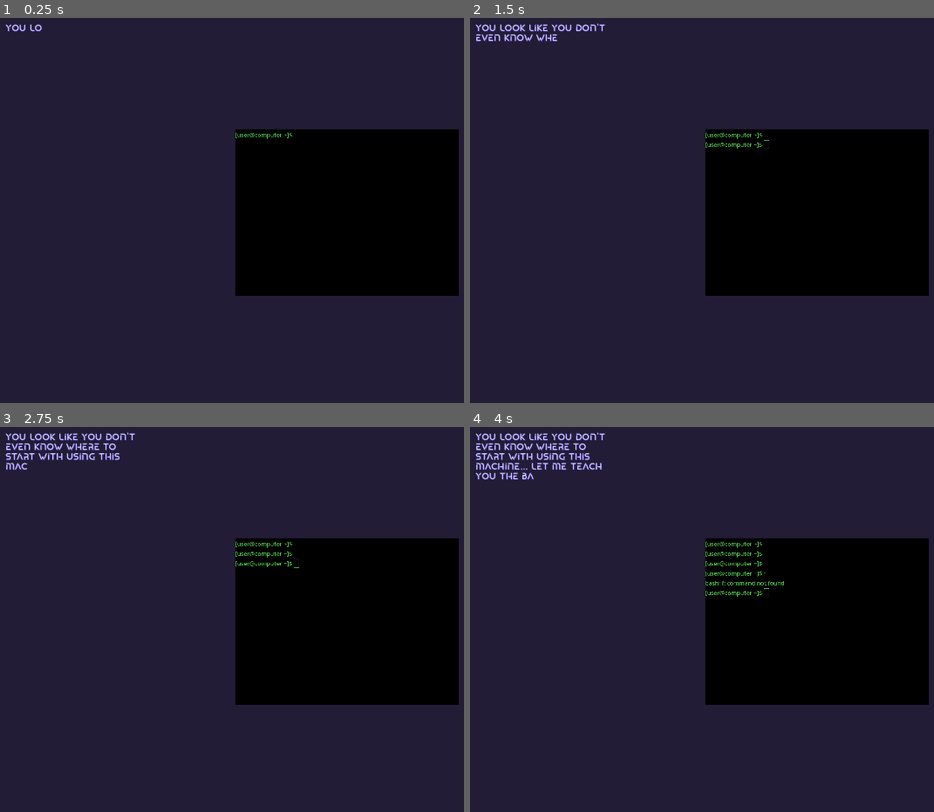
Above: before the commit, frames 1-4 (two rows, left to right).
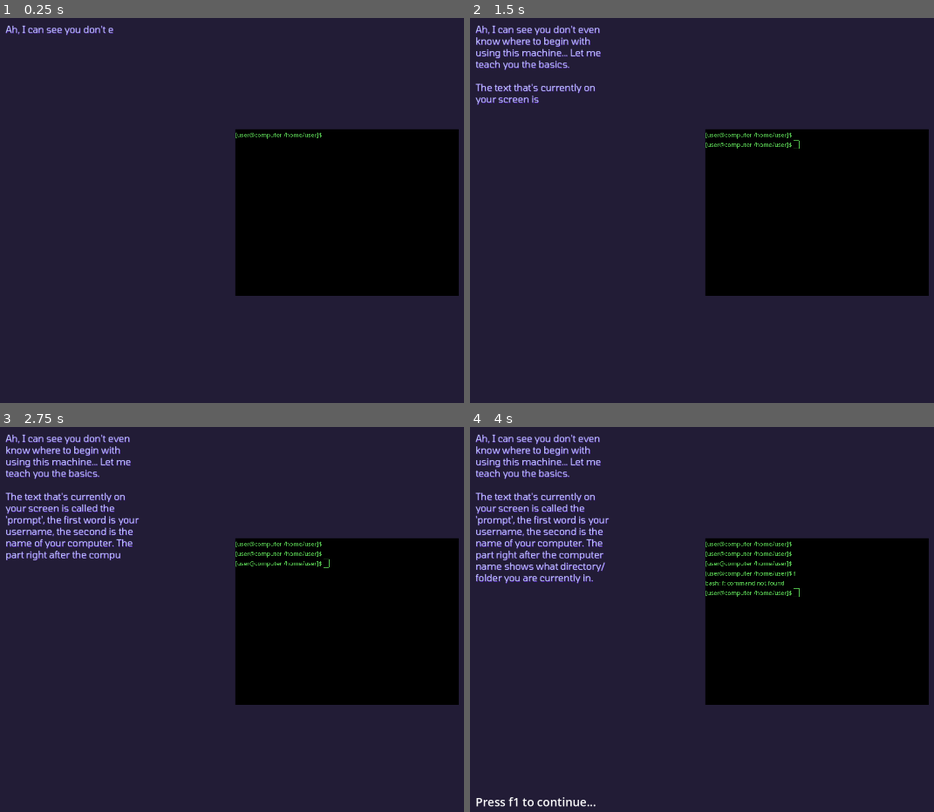
Above: after the commit, the same moments.

Repository: bunnybunnybun/The-Resistance
Game: Godot game, scene res://scenes/LearningTheBasics.tscn
The game is run twice, just before and just after one commit, with the same random seed, the same clock (stepped at 60 frames per second) and the same inputs. This scene is started directly instead of the project's main scene.
Inputs (mouse positions are in pixels of both pictures, inside the frame that each line leads up to):
- Up to frame 1 (0.25 s): no input
- Up to frame 2 (1.5 s): tap Enter at 0.5, 0.6, 1.35 s; hold Right 0.53-1.28 s; click (818, 210) at 0.67 s; move the mouse to (544, 129) at 1.27 s; hold Down from 1.28 s (still down); click (544, 129) at 1.42 s
- Up to frame 3 (2.75 s): move the mouse to (417, 534) at 2.02 s; release Down at 2.03 s; hold Right from 2.03 s (still down); tap Alt at 2.1 s; tap Enter at 2.3 s
- Up to frame 4 (4 s): tap F1 (continue_in_dialog) at 2.75 s; move the mouse to (780, 700) at 2.77 s; release Right at 2.78 s; hold Up 2.78-3.53 s; tap Shift at 2.85 s; click (780, 700) at 2.92 s; tap Enter at 3.05, 3.6 s; tap F at 3.5 s; move the mouse to (outside the picture) at 3.52 s; hold Left from 3.53 s (still down)

The runs differ from the first frame. In frame 1, 0.4% of the frame differs, in the area x 1-70%, y 1-32%; in frame 2, 2.0%; in frame 3, 3.6%; in frame 4, 4.9%, in the area x 1-72%, y 1-99%.

Commit message:
Added clear command, expanded the dialog a little, got new font and updated the readme a little.

Diff:
--- a/label.gd
+++ b/label.gd
@@ -4,13 +4,14 @@
 @onready var label2: = $"../Label2"
 @onready var disclaimer = $"../Label3"
 @onready var current_dialog = "1"
+@onready var dialog_speed = 0.04 # Lower number is faster
 # Called when the node enters the scene tree for the first time.
 func _ready() -> void:
 	await get_tree().create_timer(6.0).timeout
 	disclaimer.visible = false
 	label.visible = true
 	print("Ready!")
-	var tween_speed: float = text.length()*0.04
+	var tween_speed: float = text.length()*dialog_speed
 	visible_ratio = 0.0
 	var tween = create_tween()
 	tween.set_trans(Tween.TRANS_LINEAR)
@@ -32,8 +33,8 @@
 		label2.visible = false
 		if current_dialog == "1":
 			current_dialog = "2"
-			label.text = "You want to join the resistance, yeah? Well …(244 unchanged characters)… a CRT display, and doesn't have a GUI...\nI'm sure it's not what you're used to, but it will work for our purposes."
-			var tween_speed: float = text.length()*0.04
+			label.text = "You want to join the resistance, yeah? Well …(244 unchanged characters)… a CRT display, and doesn't have a GUI...       \nI'm sure it's not what you're used to, but it will work for our purposes."
+			var tween_speed: float = text.length()*dialog_speed
 			var tween = create_tween()
 			tween.set_trans(Tween.TRANS_LINEAR)
 			tween.tween_property(label, "visible_ratio", 1.0, tween_speed)
--- a/project.godot
+++ b/project.godot
@@ -19,7 +19,7 @@
 
 window/size/viewport_width=1920
 window/size/viewport_height=1080
-window/size/mode=3
+window/size/mode=4
 window/size/initial_position_type=4
 window/stretch/mode="viewport"
 
--- a/scenes/IntroDialog.tscn
+++ b/scenes/IntroDialog.tscn
@@ -1,6 +1,6 @@
 [gd_scene load_steps=3 format=3 uid="uid://c10ly7icxihtw"]
 
-[ext_resource type="FontFile" uid="uid://cq7xuv6m3nemf" path="res://fonts/elounda/font/Elounda-Regular.otf" id="1_xkam6"]
+[ext_resource type="FontFile" uid="uid://ch8t435m137eh" path="res://fonts/Tomorrow/Tomorrow-Regular.ttf" id="1_xkam6"]
 [ext_resource type="Script" uid="uid://b56gt8twdwi8y" path="res://label.gd" id="2_g2clt"]
 
 [node name="Control" type="Control"]
--- a/scenes/LearningTheBasics.tscn
+++ b/scenes/LearningTheBasics.tscn
@@ -1,9 +1,11 @@
-[gd_scene load_steps=6 format=3 uid="uid://dgsprvle6pp3a"]
+[gd_scene load_steps=8 format=3 uid="uid://dgsprvle6pp3a"]
 
 [ext_resource type="Script" uid="uid://wcw04fwlw5fs" path="res://scenes/text_edit.gd" id="1_2qdsd"]
-[ext_resource type="FontFile" uid="uid://cq7xuv6m3nemf" path="res://fonts/elounda/font/Elounda-Regular.otf" id="1_gx0hm"]
-[ext_resource type="FontFile" uid="uid://chbg6d5hr7vdy" path="res://fonts/elounda/font/Elounda-Italic.otf" id="3_m2iv7"]
+[ext_resource type="FontFile" uid="uid://ch8t435m137eh" path="res://fonts/Tomorrow/Tomorrow-Regular.ttf" id="2_kucbt"]
+[ext_resource type="FontFile" uid="uid://bmw0oo70ggo28" path="res://fonts/Tomorrow/Tomorrow-Bold.ttf" id="3_1m0c6"]
 [ext_resource type="Script" uid="uid://ce3015gobyygf" path="res://scenes/rich_text_label.gd" id="3_sy6ad"]
+[ext_resource type="FontFile" uid="uid://dlctxxkmstjbr" path="res://fonts/Tomorrow/Tomorrow-BoldItalic.ttf" id="4_x8wt3"]
+[ext_resource type="FontFile" uid="uid://cv1q7pwcvdtd6" path="res://fonts/Tomorrow/Tomorrow-Italic.ttf" id="5_viu5q"]
 
 [sub_resource type="StyleBoxEmpty" id="StyleBoxEmpty_e3xd5"]
 
@@ -45,7 +47,8 @@
 theme_override_colors/background_color = Color(0, 0, 0, 1)
 theme_override_constants/outline_size = 0
 theme_override_styles/normal = SubResource("StyleBoxEmpty_e3xd5")
-text = "[user@computer ~]$ "
+text = "[user@computer /home/user]$ "
+context_menu_enabled = false
 emoji_menu_enabled = false
 wrap_mode = 1
 scroll_smooth = true
@@ -57,13 +60,17 @@
 
 [node name="Label2" type="Label" parent="."]
 layout_mode = 1
+anchors_preset = 2
+anchor_top = 1.0
+anchor_bottom = 1.0
 offset_left = 20.0
-offset_top = 600.0
+offset_top = -55.0
 offset_right = 281.0
-offset_bottom = 635.0
+offset_bottom = -20.0
+grow_vertical = 0
 theme_override_colors/font_color = Color(1, 1, 1, 1)
 theme_override_colors/font_outline_color = Color(0, 0, 0, 0)
-theme_override_font_sizes/font_size = 25
+theme_override_font_sizes/font_size = 32
 text = "Press f1 to continue..."
 
 [node name="RichTextLabel" type="RichTextLabel" parent="."]
@@ -71,18 +78,20 @@
 offset_left = 20.0
 offset_top = 20.0
 offset_right = 410.0
-offset_bottom = 611.0
+offset_bottom = 985.0
 theme_override_colors/default_color = Color(0.77254903, 0.80784315, 0.9882353, 1)
 theme_override_colors/font_shadow_color = Color(0.33333334, 0.12941177, 0.78039217, 0.89411765)
-theme_override_fonts/normal_font = ExtResource("1_gx0hm")
-theme_override_fonts/italics_font = ExtResource("3_m2iv7")
+theme_override_fonts/normal_font = ExtResource("2_kucbt")
+theme_override_fonts/bold_font = ExtResource("3_1m0c6")
+theme_override_fonts/bold_italics_font = ExtResource("4_x8wt3")
+theme_override_fonts/italics_font = ExtResource("5_viu5q")
 theme_override_font_sizes/normal_font_size = 26
 theme_override_font_sizes/bold_font_size = 26
 theme_override_font_sizes/bold_italics_font_size = 26
 theme_override_font_sizes/italics_font_size = 26
 theme_override_font_sizes/mono_font_size = 26
 bbcode_enabled = true
-text = "You look like you don't even know where to start with using this machine... Let me teach you the basics.
+text = "Ah, I can see you don't even know where to begin with using this machine... Let me teach you the basics.
 
-The text that's currently on your screen is called the 'prompt', the first word is your username, the second is the name of your computer. The part right after the computer name shows what directory/folder you are currently in. The tilde symbol (~) is shorthand for your home  folder."
+The text that's currently on your screen is called the 'prompt', the first word is your username, the second is the name of your computer. The part right after the computer name shows what directory/folder you are currently in. "
 script = ExtResource("3_sy6ad")
--- a/scenes/rich_text_label.gd
+++ b/scenes/rich_text_label.gd
@@ -3,11 +3,11 @@
 @onready var label: = $"."
 @onready var label2: = $"../Label2"
 @onready var current_dialog = "1"
-# Called when the node enters the scene tree for the first time.
+@onready var dialog_speed = 0.01 # Lower number is faster
 func _ready() -> void:
 	print("Ready!")
 	label2.visible = false
-	var tween_speed: float = text.length()*0.04
+	var tween_speed: float = text.length()*dialog_speed
 	visible_ratio = 0.0
 	var tween = create_tween()
 	tween.set_trans(Tween.TRANS_LINEAR)
@@ -30,8 +30,16 @@
 		label2.visible = false
 		if current_dialog == "1":
 			current_dialog = "2"
-			label.text = "Speaking of directories, let's see what's [ …(117 unchanged characters)…  and files within the current directory."
-			var tween_speed: float = text.length()*0.04
+			label.text = "Speaking of directories, let's see what's [ …(117 unchanged characters)…  and files within the current directory.         \n\nTry that now.         \n\nThen, you can navigate into one of the folders that is inside of your current directory by doing 'cd <folder name>'. For example, to move into the Downloads folder, type 'cd Downloads'.        \n\nThe file-system can be thought of as a hierarchy, or a tree. To go back to up to the parent directory (which is higher in the hierarchy, or a branch closer to the trunk of the tree), you can do 'cd ..'."
+			var tween_speed: float = text.length()*dialog_speed
+			var tween = create_tween()
+			tween.set_trans(Tween.TRANS_LINEAR)
+			tween.tween_property(label, "visible_ratio", 1.0, tween_speed)
+			tween.finished.connect(on_tween_finish)
+		elif current_dialog == "2":
+			current_dialog = "3"
+			label.text = "The file-system starts at the \"/\" directory, often called the root directory (in our hierarchy example, this would be the very top of the hierarchy).\nWhen we moved into the Downloads folder, we did that by entering the [i]relative[/i] path to it, but we could also use the full path, like this: 'cd /home/user/Downloads'. A full path always starts with a '/' symbol, while relative paths do not."
+			var tween_speed: float = text.length()*dialog_speed
 			var tween = create_tween()
 			tween.set_trans(Tween.TRANS_LINEAR)
 			tween.tween_property(label, "visible_ratio", 1.0, tween_speed)
--- a/scenes/text_edit.gd
+++ b/scenes/text_edit.gd
@@ -31,15 +31,15 @@
 		text_edit.accept_event()
 
 		var line_count = text_edit.get_line_count()
-		var prompt = "[user@computer ~]$ "
 		var full_command = ""
 		var command = ""
 		var arg = ""
 		for i in range(line_count - 1, -1, -1):
 			var line = text_edit.get_line(i)
 			if not line.is_empty():
-				if line.begins_with(prompt):
-					full_command = line.substr(prompt.length(), line.length() - prompt.length()).strip_edges()
+				var dollar_pos = line.find("$")
+				if dollar_pos != -1:
+					full_command = line.substr(dollar_pos + 1, line.length() - dollar_pos - 1).strip_edges()
 				else:
 					full_command = line.strip_edges()
 
@@ -181,12 +181,17 @@
 				current.erase(arg)
 		elif command == "pwd":
 			text_edit.text += "\n" + current_path
+		elif command == "clear":
+			text_edit.text = "[user@computer " + current_path + "]$ "
+			var last_line = text_edit.get_line_count() - 1
+			text_edit.set_caret_column(text_edit.get_line(last_line).length())
+			return
 		elif command == "":
 			null
 		else:
 			text_edit.text = text_edit.text + "\nbash: " + command + ": command not found"
 
-		text_edit.text = text_edit.text + "\n[user@computer ~]$ "
+		text_edit.text = text_edit.text + "\n[user@computer " + current_path +"]$ "
 		var last_line = text_edit.get_line_count() - 1
 		text_edit.set_caret_line(last_line)
 		text_edit.set_caret_column(text_edit.get_line(last_line).length())
Not shown, added: fonts/Tomorrow/OFL.txt
Binary file added: fonts/Tomorrow/Tomorrow-Black.ttf
Not shown, added: fonts/Tomorrow/Tomorrow-Black.ttf.import
Binary file added: fonts/Tomorrow/Tomorrow-BlackItalic.ttf
Not shown, added: fonts/Tomorrow/Tomorrow-BlackItalic.ttf.import
Binary file added: fonts/Tomorrow/Tomorrow-Bold.ttf
Not shown, added: fonts/Tomorrow/Tomorrow-Bold.ttf.import
Binary file added: fonts/Tomorrow/Tomorrow-BoldItalic.ttf
Not shown, added: fonts/Tomorrow/Tomorrow-BoldItalic.ttf.import
Binary file added: fonts/Tomorrow/Tomorrow-ExtraBold.ttf
Not shown, added: fonts/Tomorrow/Tomorrow-ExtraBold.ttf.import
Binary file added: fonts/Tomorrow/Tomorrow-ExtraBoldItalic.ttf
(and 28 more such lines)
